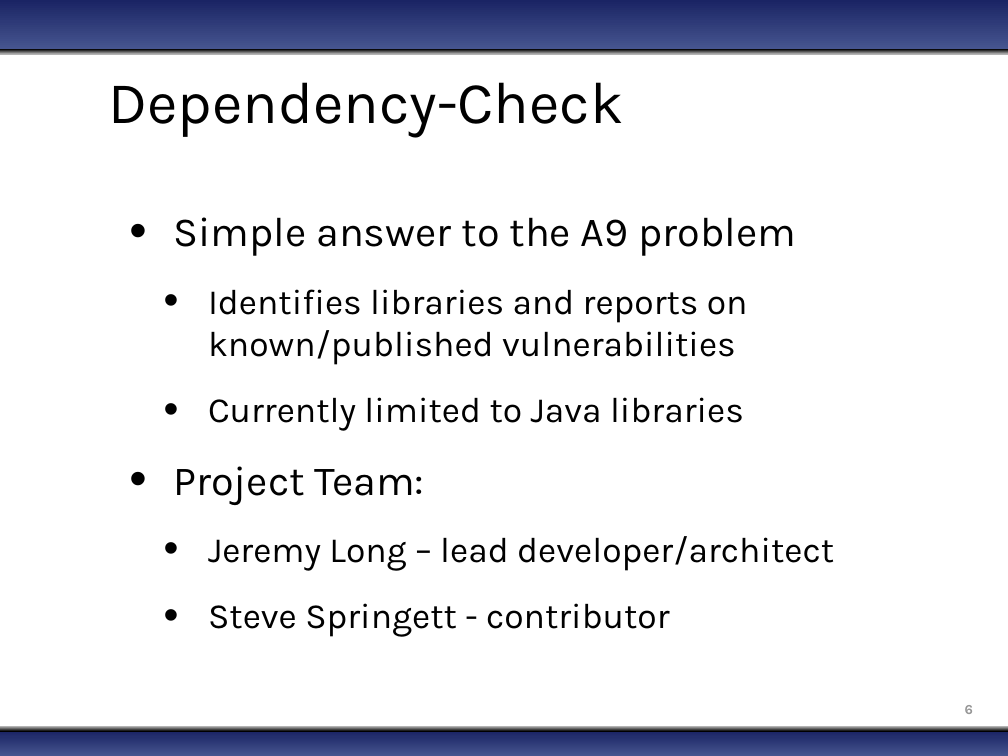
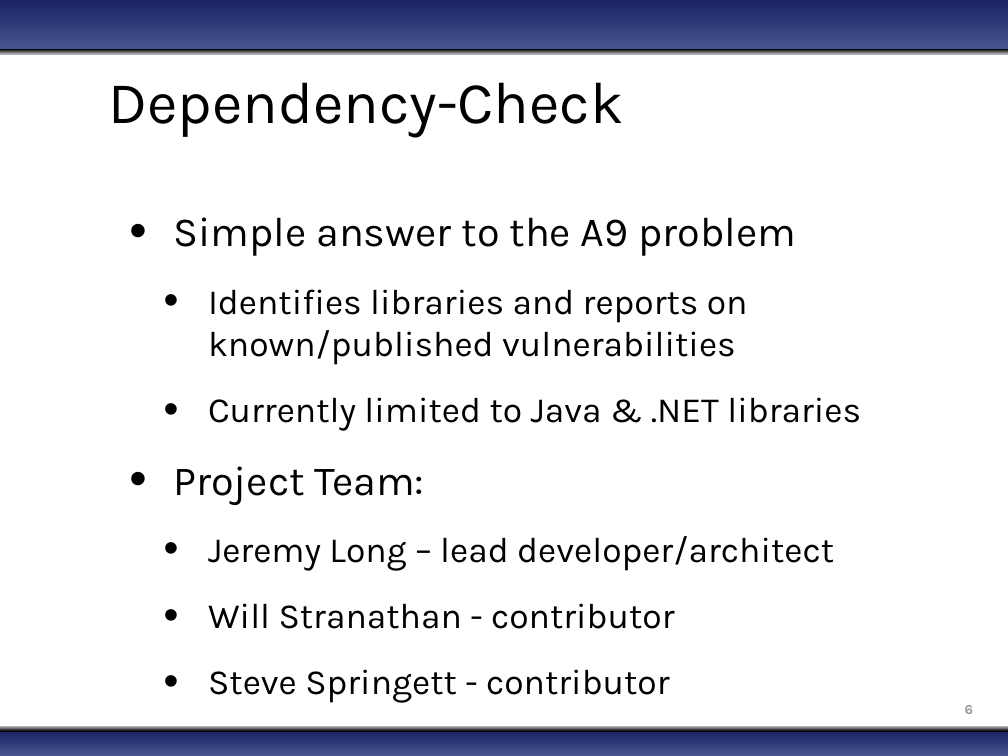
Before and after one commit to jeremylong/DependencyCheck, a slide deck: slide 6 of src/site/resources/dependency-check.pptx. Drawn at 1008x756 pixels with LibreOffice and Linux fonts; fonts in the diff are those of the drawing; background and template pictures are left out. Boxes give left, top, right and bottom in pixels: in the first picture for what was removed or moved away, otherwise in the second. Text is boxed around its words. In the diff, an @@ line names an element or a change of style, - is before the commit and + after.

```diff
--- a/src/site/resources/dependency-check.pptx
+++ b/src/site/resources/dependency-check.pptx
@@ text at <box>208,397,861,431</box>: text changed @@
-  • Currently limited to Java libraries
+  • Currently limited to Java & .NET libraries
@@ text at <box>208,603,675,629</box>: paragraph added @@
+  • Will Stranathan - contributor
```
Also in this commit, not shown: 3 other slides changed, 1 other file.
